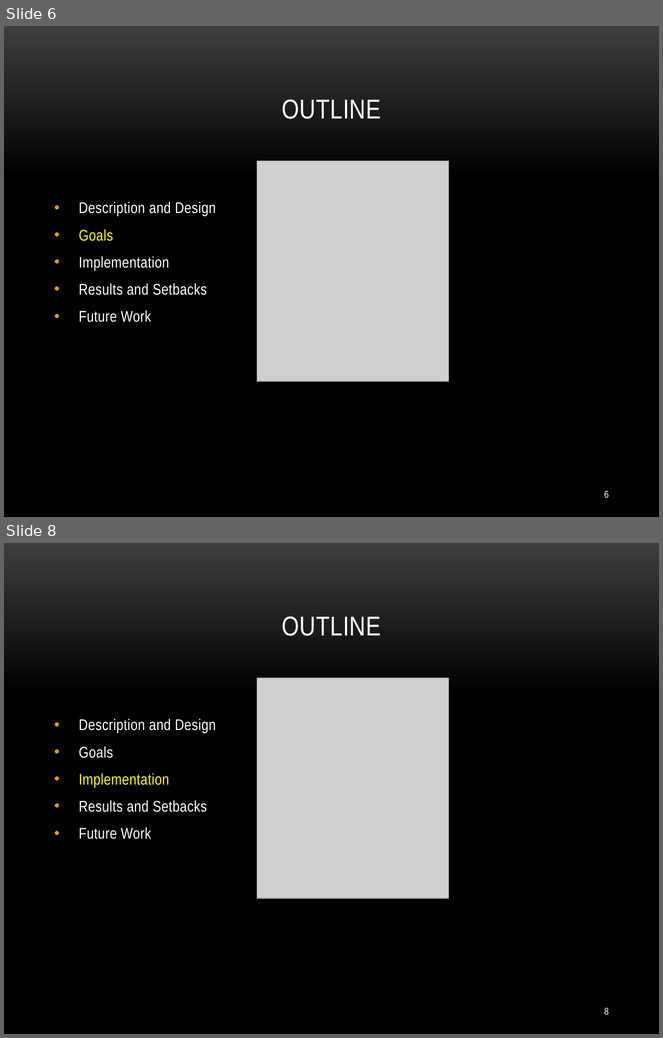
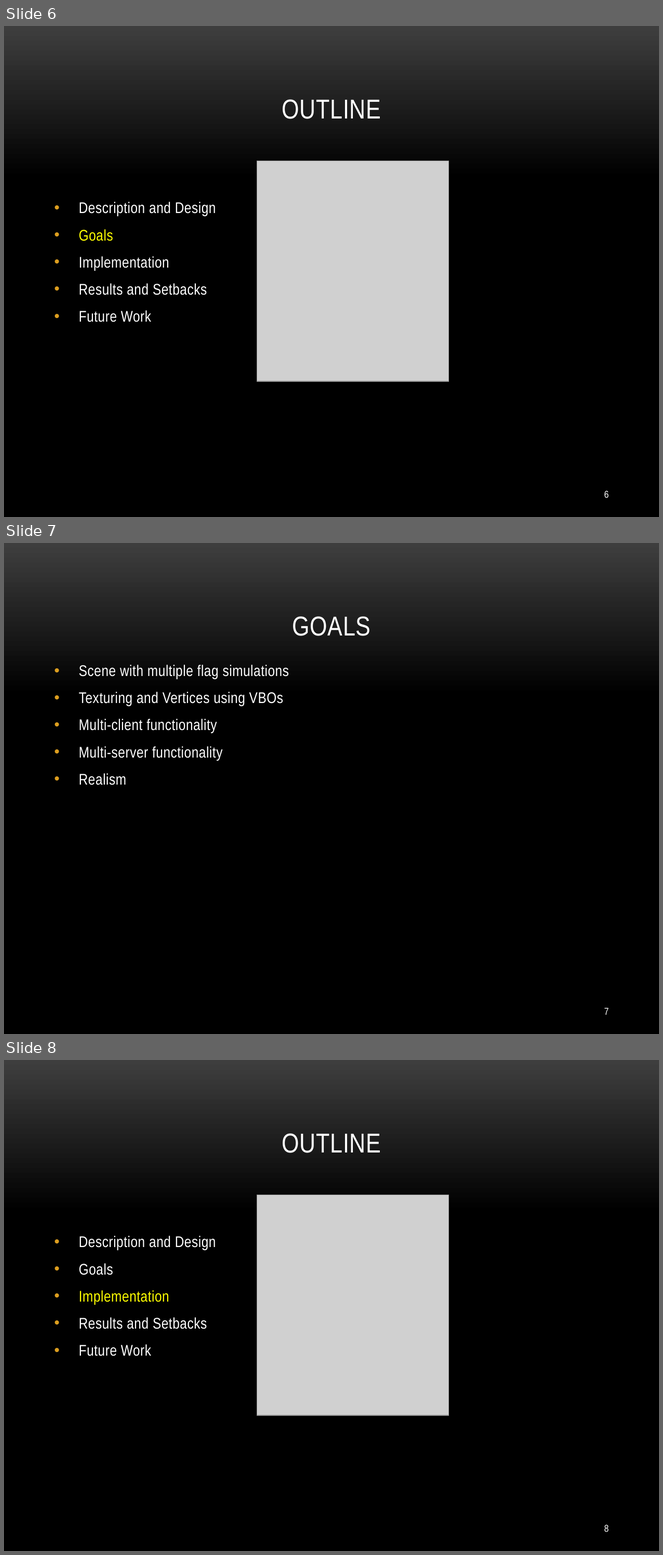
Before and after one commit to onorinbejasus/CudaP7, a slide deck: P7 Docs/P7 Presentation.pptx. Shown one above the other, each under a label of ours: slides 6 and 8 before the commit, slides 6, 7 and 8 after it; the slides between them are not shown. The pictures are 663x1038 and 663x1555 pixels, drawn with LibreOffice and Linux fonts; fonts in the diff are those of the drawing; grey boxes stand for pictures; background and template pictures are left out. Boxes give left, top, right and bottom in pixels: in the first picture for what was removed or moved away, otherwise in the second. Text is boxed around its words. In the diff, an @@ line names an element or a change of style, - is before the commit and + after.

```diff
--- a/P7 Docs/P7 Presentation.pptx
+++ b/P7 Docs/P7 Presentation.pptx
@@ slide 7 added at <box>4,543,659,1034</box>, background picture (left out) @@
@@ title added at <box>292,616,371,636</box>, 30 pt, text #FFFFFF @@
+GOALS
@@ text added at <box>79,665,289,785</box>, 17 pt, text #FFFFFF @@
+• Scene with multiple flag simulations
+• Texturing and Vertices using VBOs
+• Multi-client functionality
+• Multi-server functionality
+• Realism
@@ page number added at <box>605,1008,609,1015</box>, 11 pt, text #FFFFFF @@
+7
```
Also in this commit, not shown: 2 slides changed, 3 other slides added, 3 slides removed, 1 other file.
